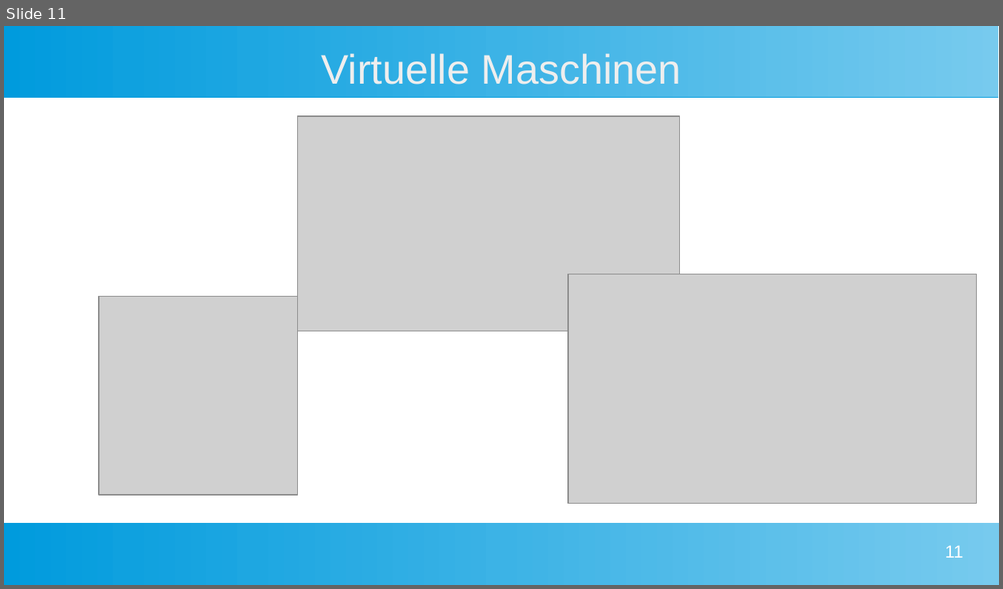
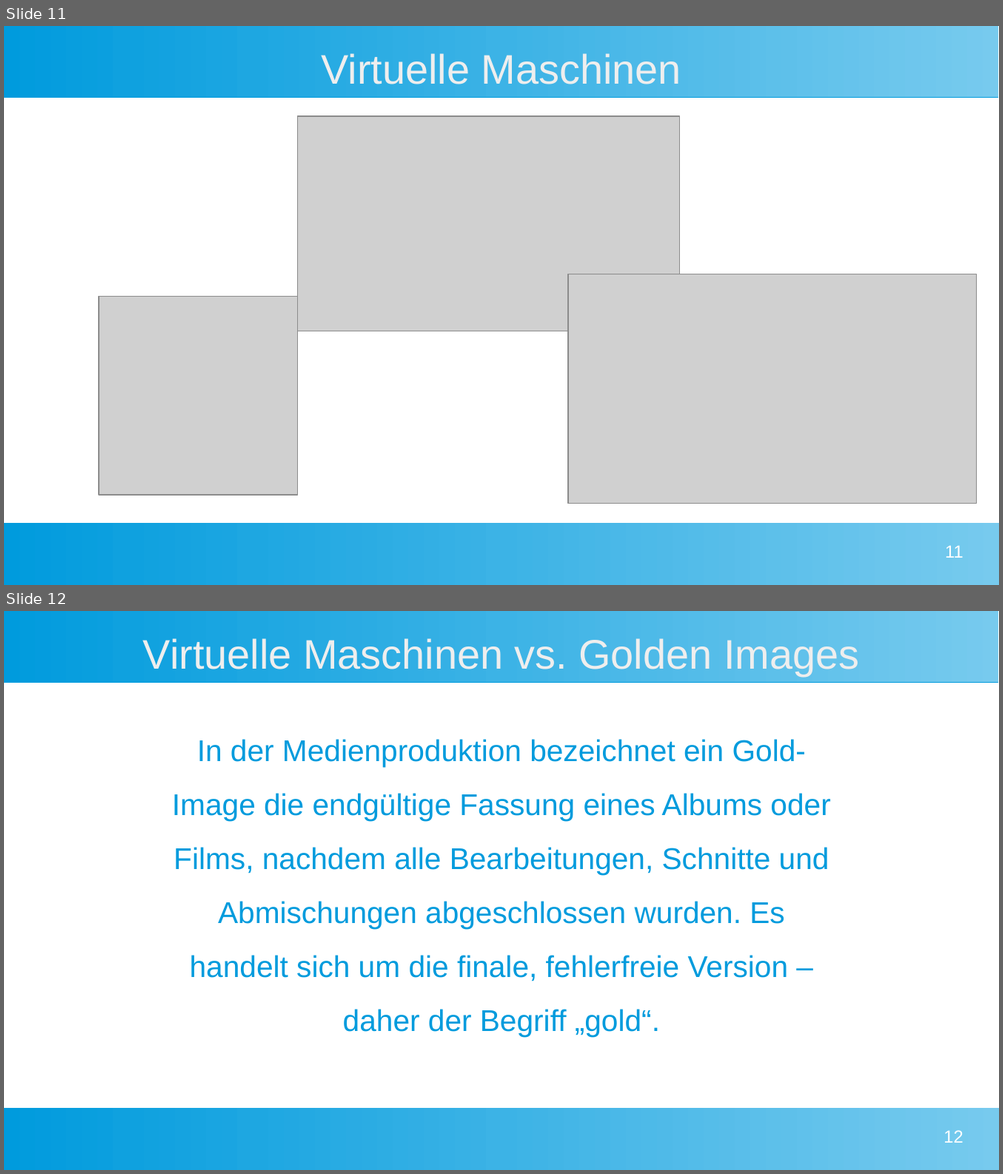
Before and after one commit to NemanjaTomic57/packer-workshop, a slide deck: presentation.odp. Shown one above the other, each under a label of ours: slide 11 before the commit, slides 11 and 12 after it. The pictures are 1003x589 and 1003x1174 pixels, drawn with LibreOffice and Linux fonts; fonts in the diff are those of the drawing; grey boxes stand for pictures. Boxes give left, top, right and bottom in pixels: in the first picture for what was removed or moved away, otherwise in the second. Text is boxed around its words. In the diff, an @@ line names an element or a change of style, - is before the commit and + after.

```diff
--- a/presentation.odp
+++ b/presentation.odp
@@ slide 12 added at (4,611,999,1170), background #FFFFFF; not listed: 2 template elements that a slide beside it also shows @@
@@ title added at (143,638,859,676), 33 pt, text #EEEEEE @@
+Virtuelle Maschinen vs. Golden Images
@@ text added at (172,739,830,1037), 24 pt, text #009BDD @@
+In der Medienproduktion bezeichnet ein Gold-Image die endgültige Fassung eines Albums oder Films, nachdem alle Bearbeitungen, Schnitte und Abmischungen abgeschlossen wurden. Es handelt sich um die finale, fehlerfreie Version – daher der Begriff „gold“.
@@ page number added at (943,1130,962,1143), 14 pt, text #FFFFFF @@
+12
```
Also in this commit, not shown: 3 slides changed, 4 other slides added, 1 slide removed, 8 other files.
